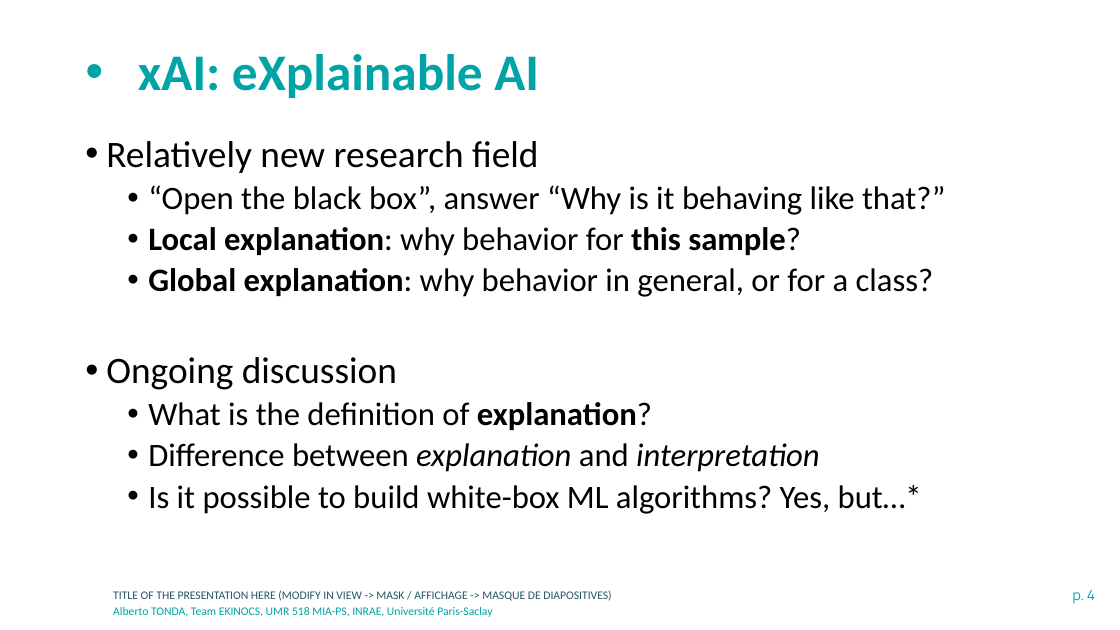
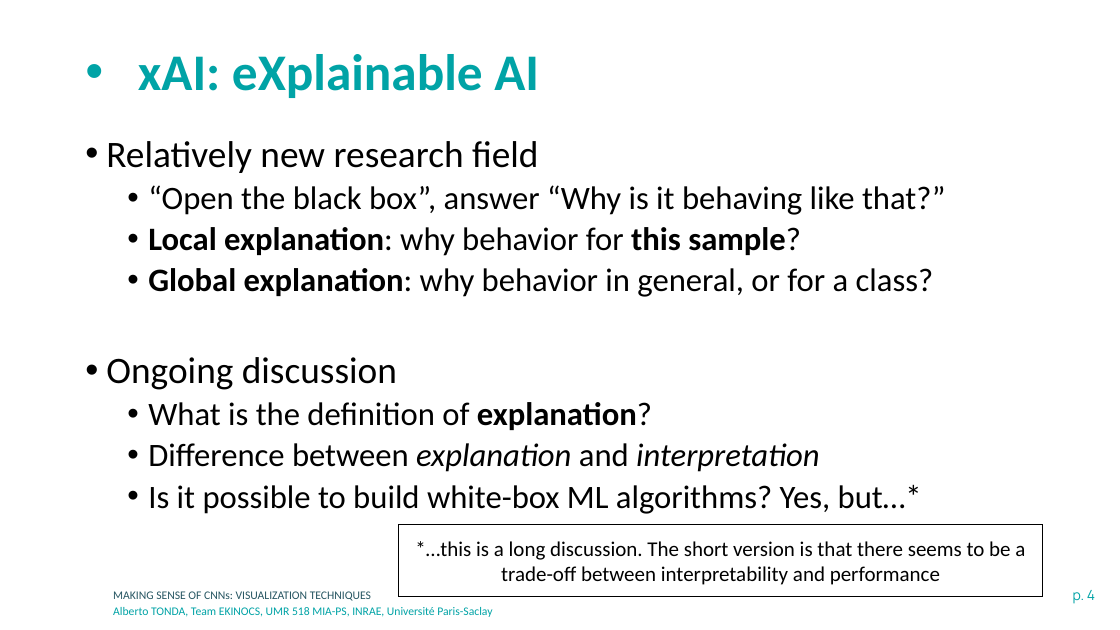
Before and after one commit to albertotonda/teaching, a slide deck: slide 4 of deep-learning-in-practice-with-pytorch/2-cnn-visualization.pptx. Drawn at 1120x630 pixels with LibreOffice and Linux fonts; fonts in the diff are those of the drawing; background and template pictures are left out. Boxes give left, top, right and bottom in pixels: in the first picture for what was removed or moved away, otherwise in the second. Text is boxed around its words. In the diff, an @@ line names an element or a change of style, - is before the commit and + after.

```diff
--- a/deep-learning-in-practice-with-pytorch/2-cnn-visualization.pptx
+++ b/deep-learning-in-practice-with-pytorch/2-cnn-visualization.pptx
@@ rectangle added at bbox=[399, 524, 1044, 597], fill #FFFFFF, outline #000000 1 pt, 18 pt, text #000000 @@
+*…this is a long discussion. The short version is that there seems to be a trade-off between interpretability and performance
@@ text at bbox=[113, 591, 371, 601]: text changed @@
-TITLE OF THE PRESENTATION HERE (MODIFY IN VIEW -> MASK / AFFICHAGE -> MASQUE DE DIAPOSITIVES)
+MAKING SENSE OF CNNs: VISUALIZATION TECHNIQUES
```
Also in this commit, not shown: 7 other slides changed, 2 slides added, 11 other files.
